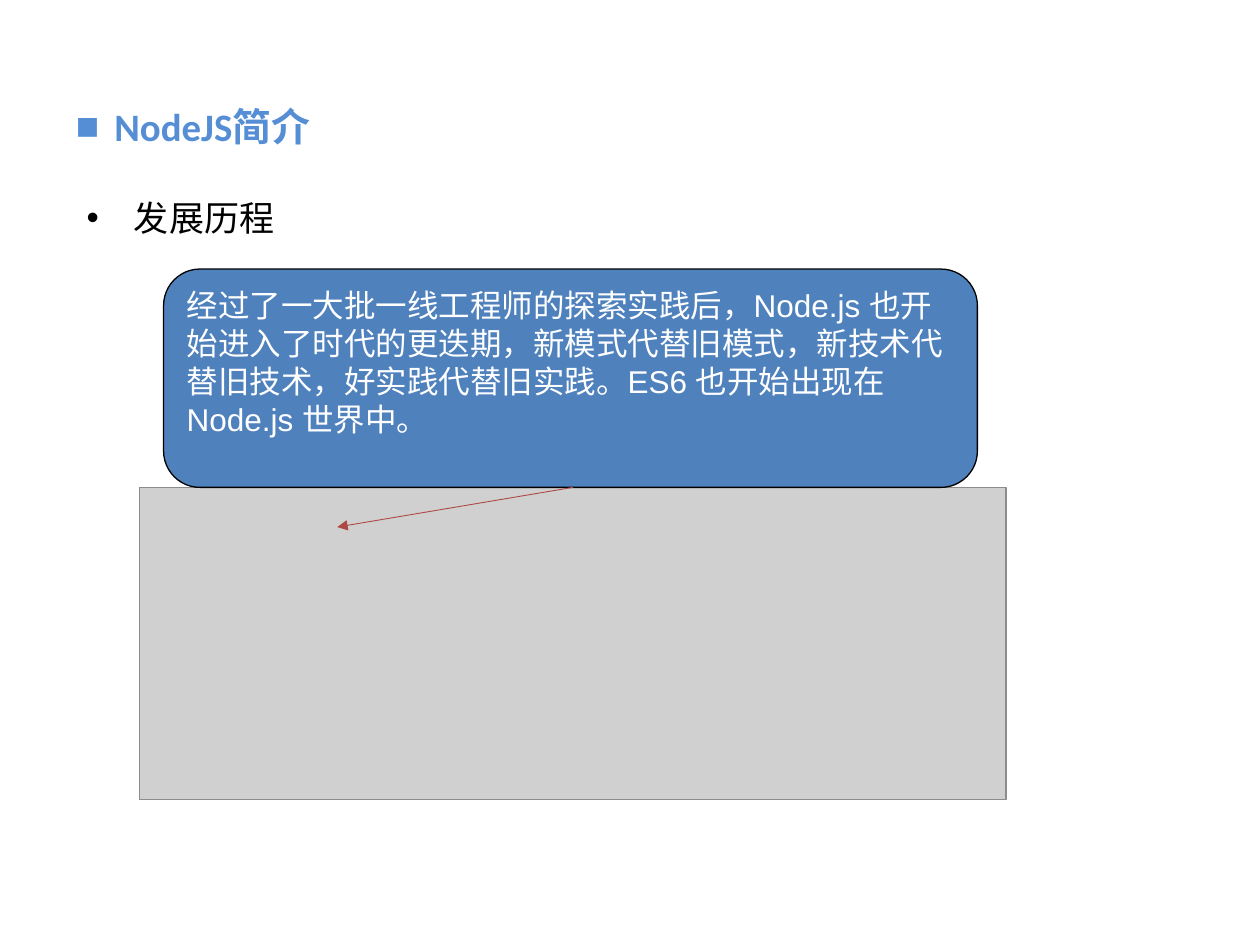
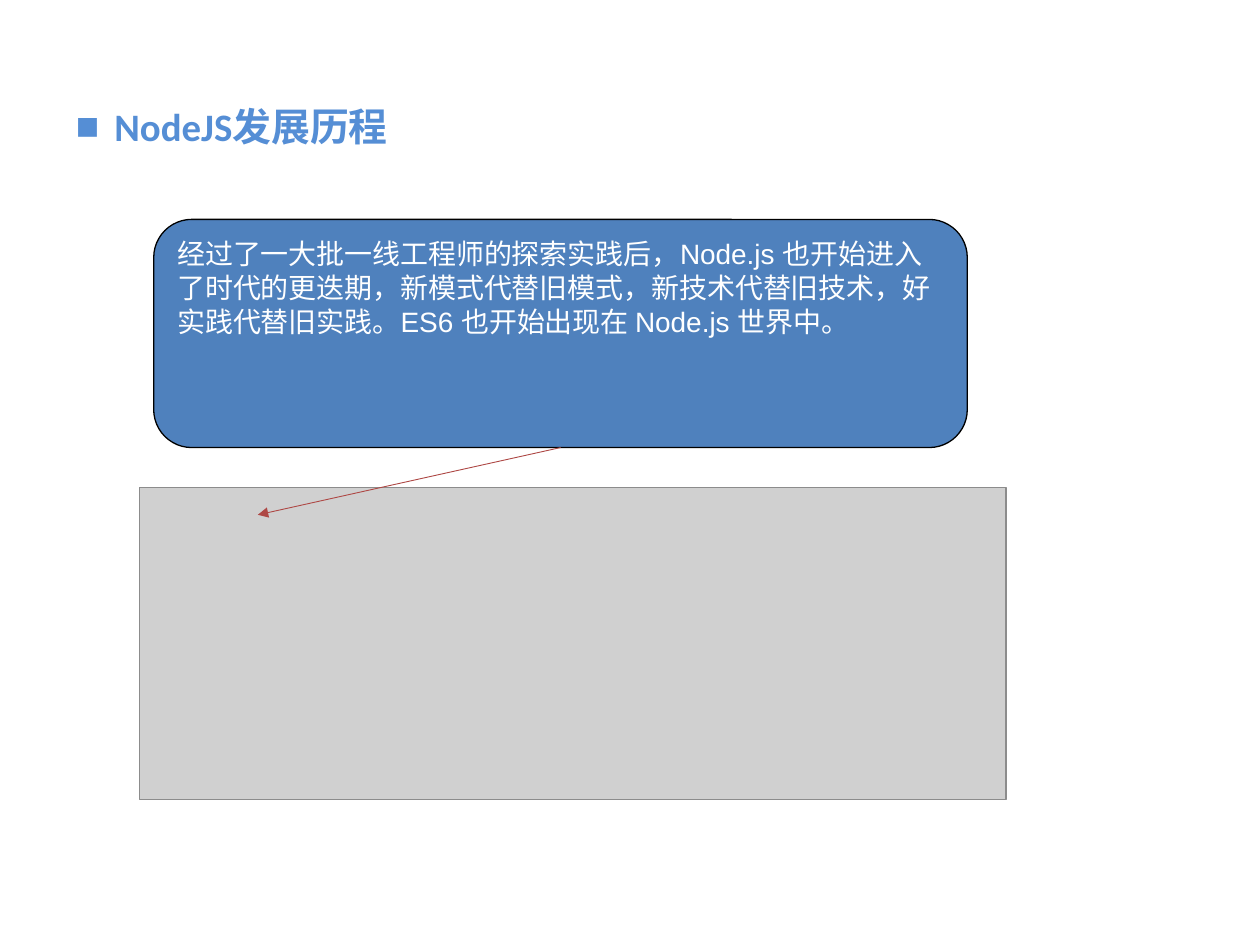
Before and after one commit to vaik/Documents, a slide deck: slide 8 of 我的分享/NodeJS基础概念理解.ppt. Drawn at 1260x945 pixels with LibreOffice and Linux fonts; fonts in the diff are those of the drawing; grey boxes stand for pictures; background and template pictures are left out. Boxes give left, top, right and bottom in pixels: in the first picture for what was removed or moved away, otherwise in the second. Text is boxed around its words. In the diff, an @@ line names an element or a change of style, - is before the commit and + after.

```diff
--- a/我的分享/NodeJS基础概念理解.ppt
+++ b/我的分享/NodeJS基础概念理解.ppt
@@ text at bbox=[114, 108, 387, 145]: text changed @@
-■ NodeJS简介
+■ NodeJS发展历程
@@ text removed at bbox=[134, 201, 274, 234] @@
-• 发展历程
@@ rounded rectangle "经过了一大批一线工程师的探索实践后，Node.js 也开始进入了时代的更迭期，新模式代替旧模式，新技术代替旧技术，好实践 ...": place and size @@
-rounded rectangle "经过了一大批一线工程师的探索实践后，Node.js 也开始进入了时代的更迭期，新模式代替旧模式，新技术代替旧技术，好实践 ..." at bbox=[164, 270, 978, 488]
+rounded rectangle "经过了一大批一线工程师的探索实践后，Node.js 也开始进入了时代的更迭期，新模式代替旧模式，新技术代替旧技术，好实践 ..." at bbox=[154, 219, 968, 447]
@@ rounded rectangle "经过了一大批一线工程师的探索实践后，Node.js 也开始进入了时代的更迭期，新模式代替旧模式，新技术代替旧技术，好实践 ..." at bbox=[154, 219, 968, 447]: size 18 to 16 pt @@
@@ arrow moved from (573, 488) - (338, 527) to (561, 447) - (258, 515) @@
```
Also in this commit, not shown: 9 other slides changed, 1 slide added, 1 slide removed.
